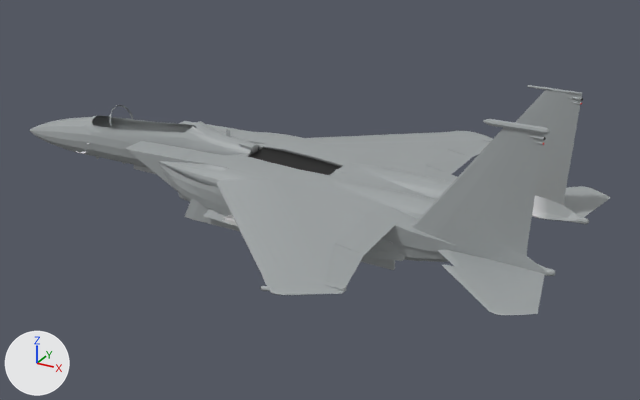
What one commit did to the glTF model public/models/f15e.body.glb.
Camera for both pictures: a camera (50 mm lens) standing at (11.36, -17.62, 8.4) and looking at (1.58, 0.17, -0.49). The lights are fixed; the arrows at lower left show +X, +Y and +Z. The first picture is the older version.

Names of what the first picture shows: 'body'.
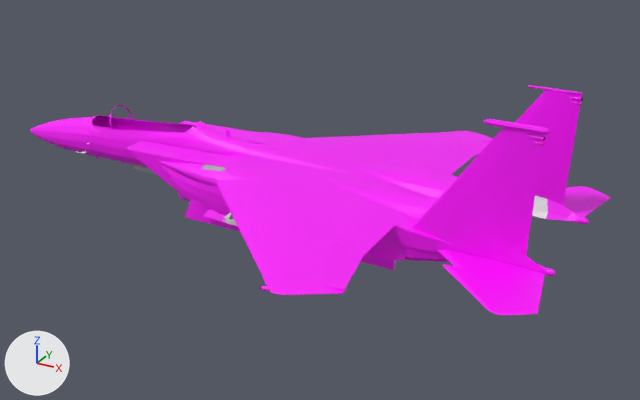
Boxes (x1, y1, x2, y2) around the edits, measured in the pictures (640 x 400 px):
part 1 of me_mesh_0, built on: before (29, 93, 587, 293); after (29, 89, 611, 315)
part 2 of me_mesh_0, reshaped: before (317, 131, 457, 138); after (312, 131, 493, 143)
part 3 of me_mesh_0, recoloured (grey to pink): before (34, 86, 611, 314); after (34, 86, 597, 314)

The edits, one by one:
me_mesh_0 is used by ob_body; location (0.0, 0.0, 0.0).
me_mesh_0 had 4003 vertices, 6099 faces and spanned x -8.0..8.0, y -5.3..5.2, z -1.2..2.9.
me_mesh_0 now has 7500 vertices, 11290 faces and spans x -8.0..8.0, y -5.3..5.2, z -1.2..2.9.
me_mesh_0 part 1: 153 vertices moved within x -7.8..7.8, y -5.2..2.4, z -0.8..2.7; 3 vertices removed from x 5.1..7.0, y -1.2..1.4, z -0.2; 3772 vertices added at x -8.0..8.0, y -5.2..3.3, z -0.9..2.8.
me_mesh_0 part 2: 2 vertices moved within x 2.9..3.4, y 4.5..5.0, z 0.1..0.2; 58 vertices added at x 2.9..4.7, y 4.4..5.2, z 0.0..0.2.
me_mesh_0 part 3: 2102 kept faces spanning x -8.0..8.0, y -5.3..5.2, z -1.2..2.9 get new vertex colours; the middle colour goes from grey #9ea3a4 to pink #ff00ff.
Other edits to the shape of me_mesh_0 do not show in these pictures.
